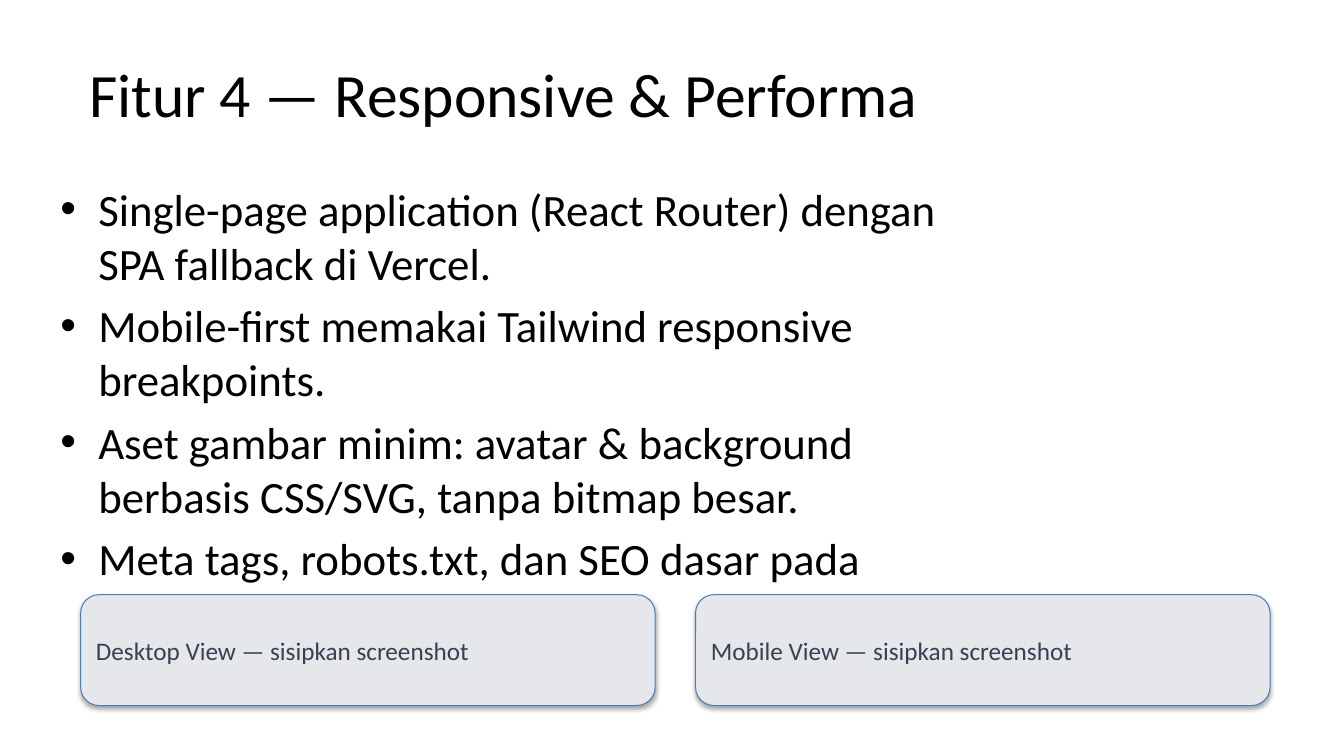
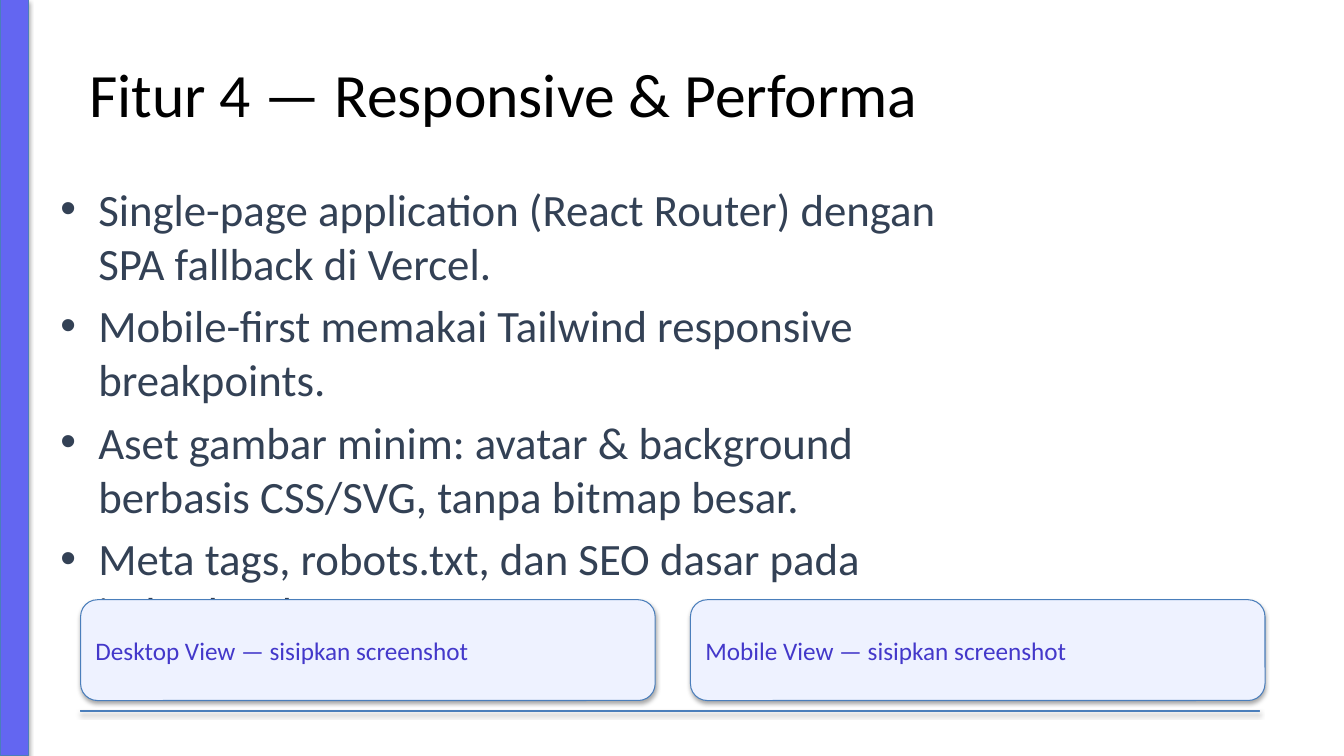
Before and after one commit to davidmuhamad97-ops/my_personalweb, a slide deck: slide 5 of presentation/Code-Challenge-2-Presentasi.pptx. Drawn at 1344x756 pixels with LibreOffice and Linux fonts; fonts in the diff are those of the drawing. Boxes give left, top, right and bottom in pixels: in the first picture for what was removed or moved away, otherwise in the second. Text is boxed around its words. In the diff, an @@ line names an element or a change of style, - is before the commit and + after.

Commit message:
docs: restyle presentation deck with branded theme

```diff
--- a/presentation/Code-Challenge-2-Presentasi.pptx
+++ b/presentation/Code-Challenge-2-Presentasi.pptx
@@ rectangle added at (0,0,28,756), fill #6366F1, outline #4B7EBC 0.75 pt @@
@@ text "Single-page application (React Router) dengan ..." at (98,193,936,600): text colour #000000 to #334155 @@
@@ rounded rectangle "Desktop View — sisipkan screenshot": place and size @@
-rounded rectangle "Desktop View — sisipkan screenshot" at (81,595,655,706)
+rounded rectangle "Desktop View — sisipkan screenshot" at (81,600,655,701)
@@ rounded rectangle "Desktop View — sisipkan screenshot" at (81,600,655,701): text colour #374151 to #4338CA; fill #E5E7EB to #EEF2FF @@
@@ rounded rectangle "Mobile View — sisipkan screenshot" at (691,600,1265,701): text colour #374151 to #4338CA; fill #E5E7EB to #EEF2FF @@
@@ rounded rectangle "Mobile View — sisipkan screenshot": place and size @@
-rounded rectangle "Mobile View — sisipkan screenshot" at (696,595,1270,706)
+rounded rectangle "Mobile View — sisipkan screenshot" at (691,600,1265,701)
@@ rectangle added at (81,711,1260,712), fill #E2E8F0, outline #4B7EBC 0.75 pt @@
```
Also in this commit, not shown: 8 other slides changed, 1 other file.
